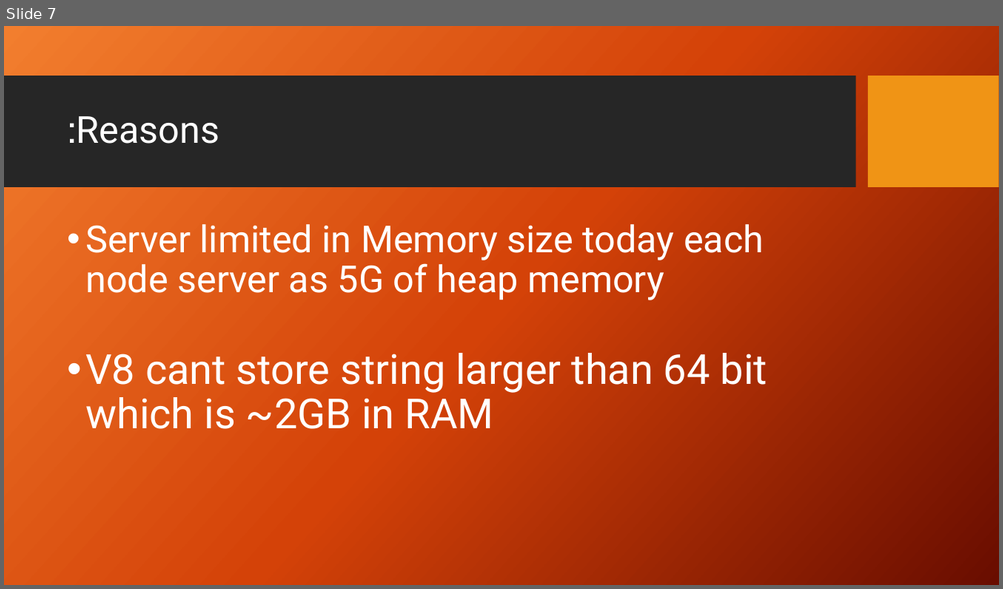
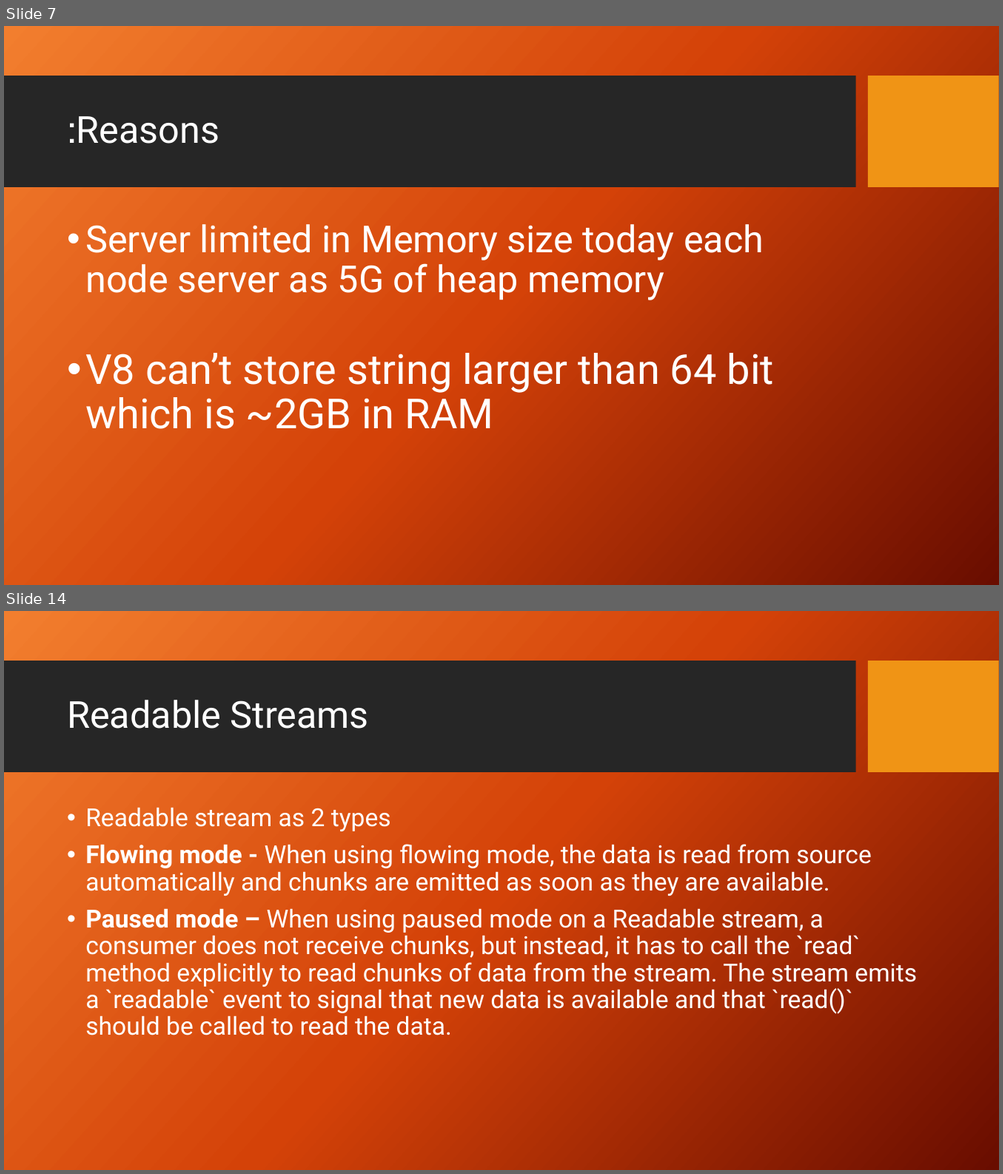
Before and after one commit to ntedgi/infra-meetings, a slide deck: Streams/Presentation.pptx. Shown one above the other, each under a label of ours: slide 7 before the commit, slides 7 and 14 after it; the slides between them are not shown. The pictures are 1003x589 and 1003x1174 pixels, drawn with LibreOffice and Linux fonts; fonts in the diff are those of the drawing; background and template pictures are left out. Boxes give left, top, right and bottom in pixels: in the first picture for what was removed or moved away, otherwise in the second. Text is boxed around its words. In the diff, an @@ line names an element or a change of style, - is before the commit and + after.

```diff
--- a/Streams/Presentation.pptx
+++ b/Streams/Presentation.pptx
@@ slide 14 added at (4,611,999,1170), background picture (left out); not listed: 2 template elements that a slide beside it also shows @@
@@ title added at (67,700,369,729), 36 pt, text #FFFFFF @@
+Readable Streams
@@ text added at (85,807,916,1036), 24 pt, text #FFFFFF @@
+• Readable stream as 2 types
+• Flowing mode - When using flowing mode, the data is read from source automatically and chunks are emitted as soon as they are available.
+• Paused mode – When using paused mode on a Readable stream, a consumer does not receive chunks, but instead, it has to call the `read` method explicitly to read chunks of data from the stream. The stream emits a `readable` event to signal that new data is available and that `read()` should be called to read the data.
@@ slide 7 changed as well @@
@@ text at (85,353,774,429): text changed @@
-• V8 cant store string larger than 64 bit which is ~2GB in RAM
+• V8 can’t store string larger than 64 bit which is ~2GB in RAM
```
Also in this commit, not shown: 2 other slides changed, 14 other slides added, 3 slides removed, 37 other files.
